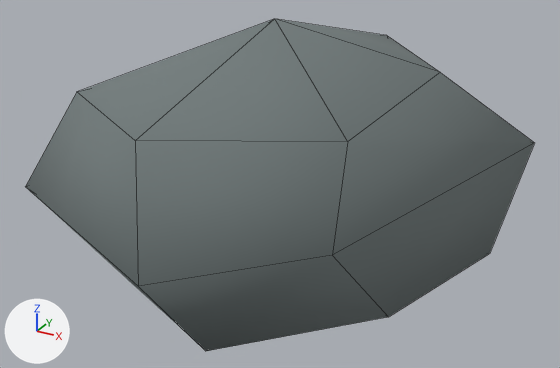
The OBJ model source/assets/models/stones/small-rocks/rock-3.obj: old version first, new version second.
The view is the same before and after, from a camera (50 mm lens) standing at (0.154, -0.288, 0.177) and looking at (0.0, -0.007, 0.036). The lights are fixed; the arrows at lower left show +X, +Y and +Z. Mesh edges are drawn as thin lines. Where no turn or scale is listed for an object, it has been applied to the vertices.

The older version as bpy lines, for what is in view:
```python
me_rock_sphere_003 = bpy.data.meshes.new('Rock_Sphere.003')
me_rock_sphere_003.from_pydata(...)  # 20 vertices, 24 faces; spans x -0.093..0.098, y -0.123..0.126, z -0.01..0.115
me_rock_sphere_003.materials.append(mat_material_003)  # grey #727c7c
ob_rock_sphere_003 = bpy.data.objects.new('Rock_Sphere.003', me_rock_sphere_003)
ob_rock_sphere_003.location = (0.0, 0.0, 0.0)
```
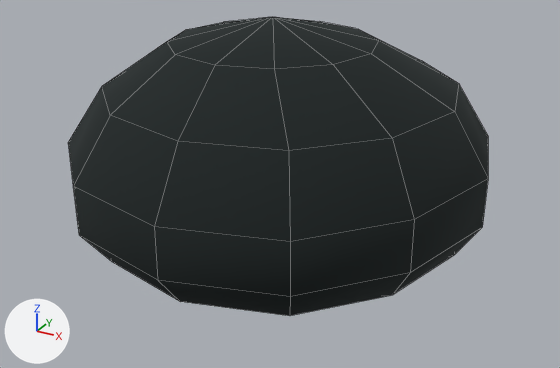
What the commit changed:
Material 'Stone' (mat_stone) is new.
Its base color is (0.0242, 0.0331, 0.0331) (black #2b3333).
Its metallic is 0.5.
Its roughness is 1.0.
me_rock_sphere_003 is used by ob_rock_sphere_003; location (0.0, 0.0, 0.0).
me_rock_sphere_003 had 20 vertices, 24 faces and spanned x -0.093..0.098, y -0.123..0.126, z -0.01..0.115.
me_rock_sphere_003 no longer uses material mat_material_003 (grey #727c7c).
me_rock_sphere_003 now has 73 vertices, 73 faces and spans x -0.095..0.09, y -0.097..0.094, z 0.004..0.112.
me_rock_sphere_003 part 1: the whole mesh is rebuilt.
me_rock_sphere_003 now uses material mat_stone (black #2b3333).

Boxes (x1, y1, x2, y2) around the edits, measured in the pictures (560 x 368 px):
'Rock_Sphere.003', reshaped (17% narrower, 10% shorter): before (26, 19, 534, 351); after (68, 17, 488, 316)
